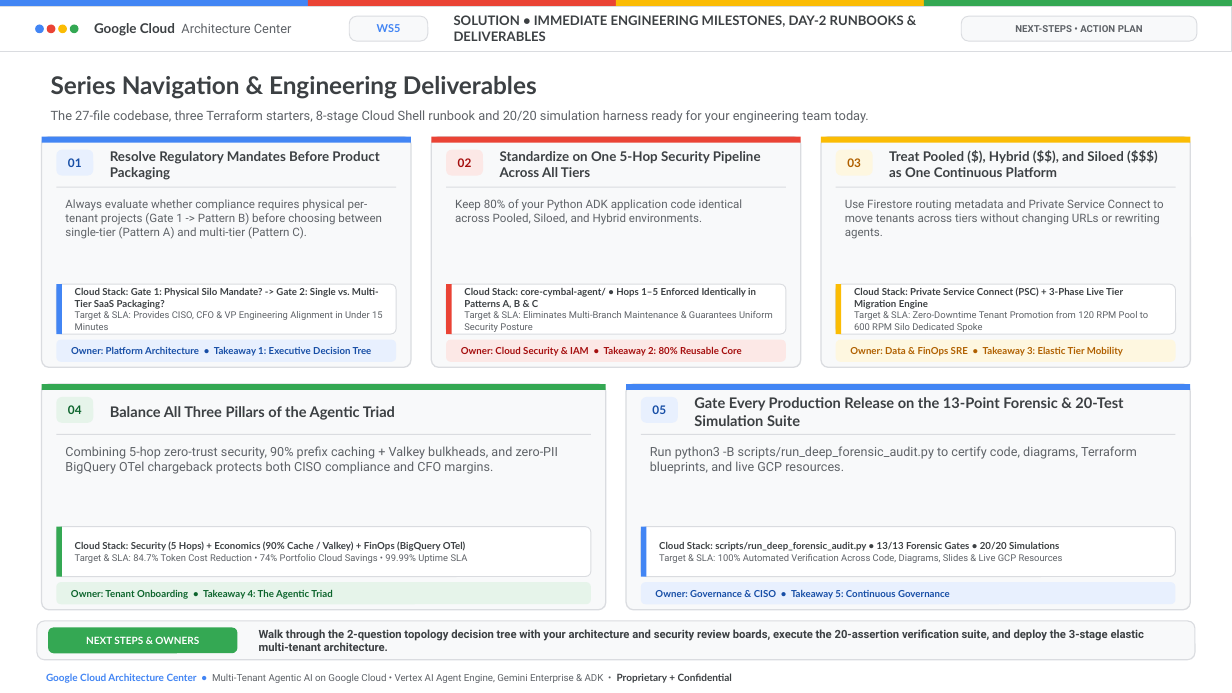
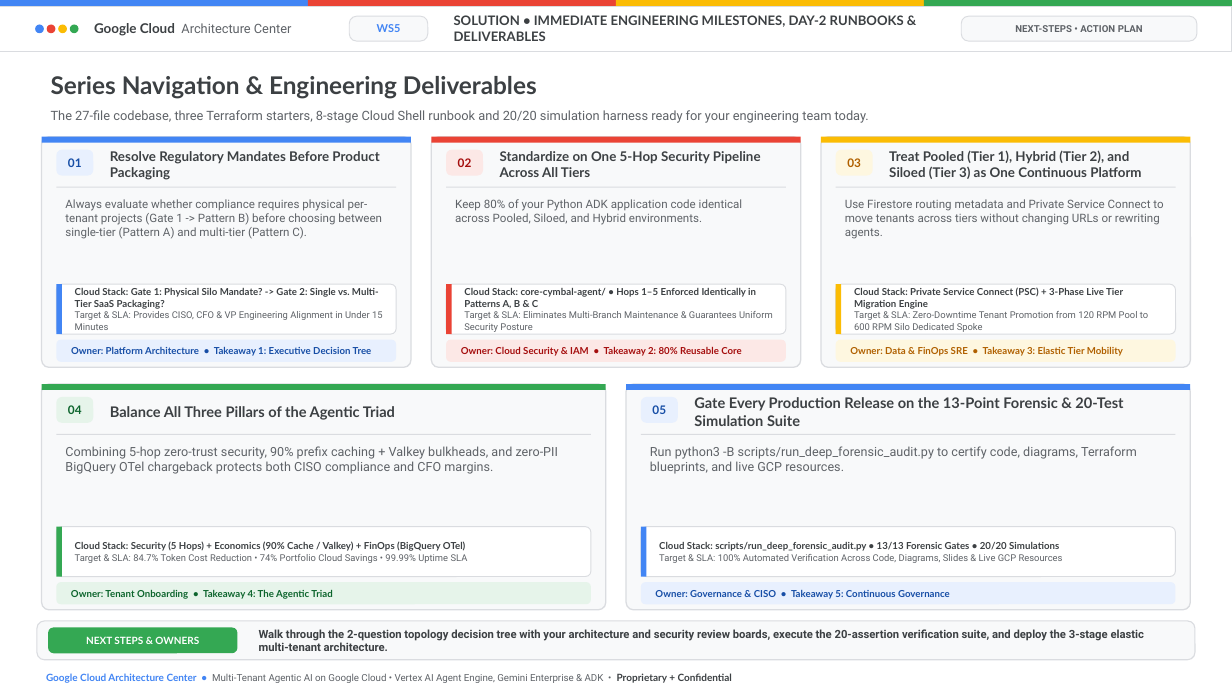
Before and after one commit to nitinaggarwal-12/blogs, a slide deck: slide 12 of slides/ws5-wrap-up-editable-slides.pptx. Drawn at 1232x693 pixels with LibreOffice and Linux fonts; fonts in the diff are those of the drawing. Boxes give left, top, right and bottom in pixels: in the first picture for what was removed or moved away, otherwise in the second. Text is boxed around its words. In the diff, an @@ line names an element or a change of style, - is before the commit and + after.

```diff
--- a/slides/ws5-wrap-up-editable-slides.pptx
+++ b/slides/ws5-wrap-up-editable-slides.pptx
@@ text at (889,150,1141,179): text changed @@
-Treat Pooled ($), Hybrid ($$), and Siloed ($$$) as One Continuous Platform
+Treat Pooled (Tier 1), Hybrid (Tier 2), and Siloed (Tier 3) as One Continuous Platform
```
Also in this commit, not shown: 4 other slides changed, 47 other files.
